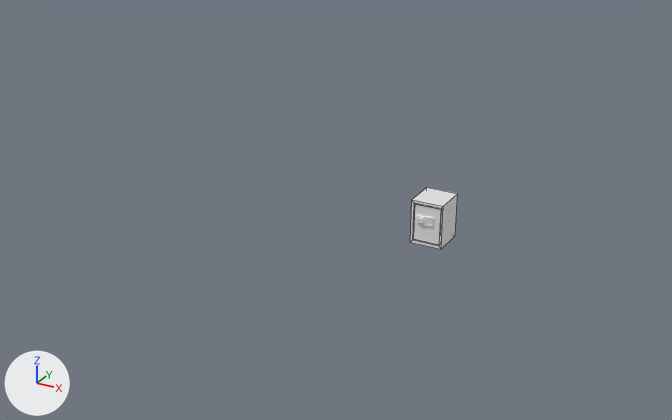
What one commit did to the Blender file Assets/Models/Safe/Safe.blend.
One viewpoint serves both versions: a camera (50 mm lens) standing at (3.46, -8.27, 4.33) and looking at (-1.26, 0.32, 0.03). The axes (+X, +Y, +Z) are drawn at lower left. The lights are the same throughout. Mesh edges are drawn as thin lines on the coarser meshes.

Script lines for the objects in view, before the commit:
```python
me_body = bpy.data.meshes.new('body')
me_body.from_pydata(...)  # 20 vertices, 17 faces; spans x -0.178..0.178, y 0.0..0.389, z -0.178..0.317
me_door = bpy.data.meshes.new('door')
me_door.from_pydata([(-0.302, 0.0, -0.21), (-0.302, 0.0, 0.21), (0.0, 0.0, 0.21), (0.0, 0.0, -0.21), (-0.302, 0.05, -0.21), (-0.302, 0.05, 0.21), (0.0, 0.05, 0.21), (0.0, 0.05, -0.21), (0.0, 0.0, 0.0)], [], [(7, 4, 5, 6), (3, 7, 6, 2, 8), (0, 4, 7, 3), (1, 5, 4, 0), (2, 6, 5, 1), (0, 3, 8, 2, 1)])
ob_body = bpy.data.objects.new('body', me_body)
ob_body.parent = ob_safe
ob_body.location = (0.0, 0.0, 0.18)
ob_door = bpy.data.objects.new('door', me_door)
ob_door.parent = ob_body
ob_door.location = (0.151, 0.01, 0.0697)
```
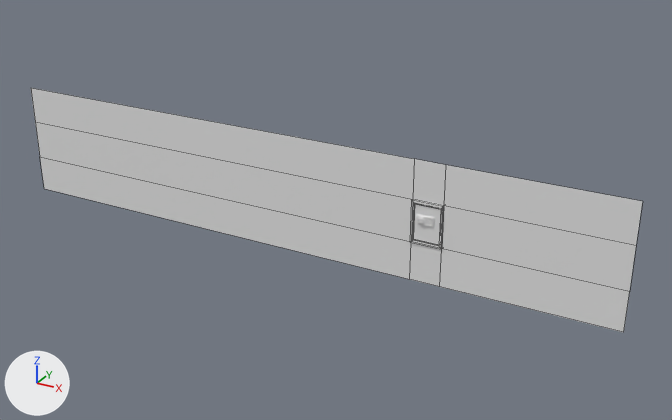
Where the newer file only moved an object's origin or applied its transform, the numbers keep the older frame.

Location of each change, (x1, y1, x2, y2) in pixels of the pictures (672 x 420 px):
```json
{"object": "wall", "change": "added", "after": [31, 88, 643, 332]}
{"object": "body", "change": "unchanged, covered by the edit", "before": [410, 188, 458, 249], "after": [410, 199, 444, 249]}
```

The change, as JSON lines over the scene's bpy script:
```json
{"op": "add", "block": "me_body_002", "code": ["me_body_002 = bpy.data.meshes.new('body.002')", "me_body_002.from_pydata([(-5.57, 0.02, -0.63), (2.13, 0.02, -0.63), (-5.57, 0.02, 0.77), (2.13, 0.02, 0.77), (0.18, 0.02, -0.63), (0.18, 0.02, 0.77), (-0.18, 0.02, 0.77), (-0.18, 0.02, -0.63), (-5.57, 0.02, 0.32), (2.13, 0.02, 0.32), (0.18, 0.02, 0.32), (-0.18, 0.02, 0.32), (-5.57, 0.02, -0.18), (2.13, 0.02, -0.18), (0.18, 0.02, -0.18), (-0.18, 0.02, -0.18)], [], [(10, 9, 3, 5), (11, 10, 5, 6), (8, 11, 6, 2), (12, 15, 11, 8), (14, 13, 9, 10), (4, 1, 13, 14), (7, 4, 14, 15), (0, 7, 15, 12)])"]}
{"op": "add", "block": "ob_wall", "code": ["ob_wall = bpy.data.objects.new('wall', me_body_002)", "ob_wall.parent = ob_safe", "ob_wall.location = (0.0, 0.0, 0.18)"]}
```
